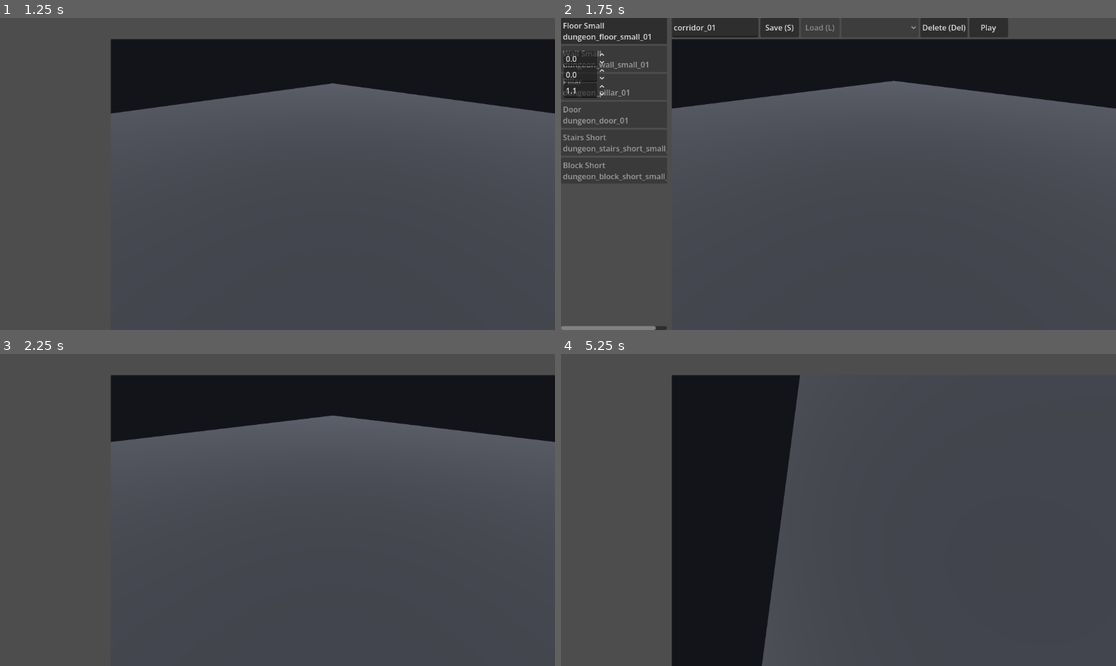
Above: before the commit, frames 1-4 (two rows, left to right).
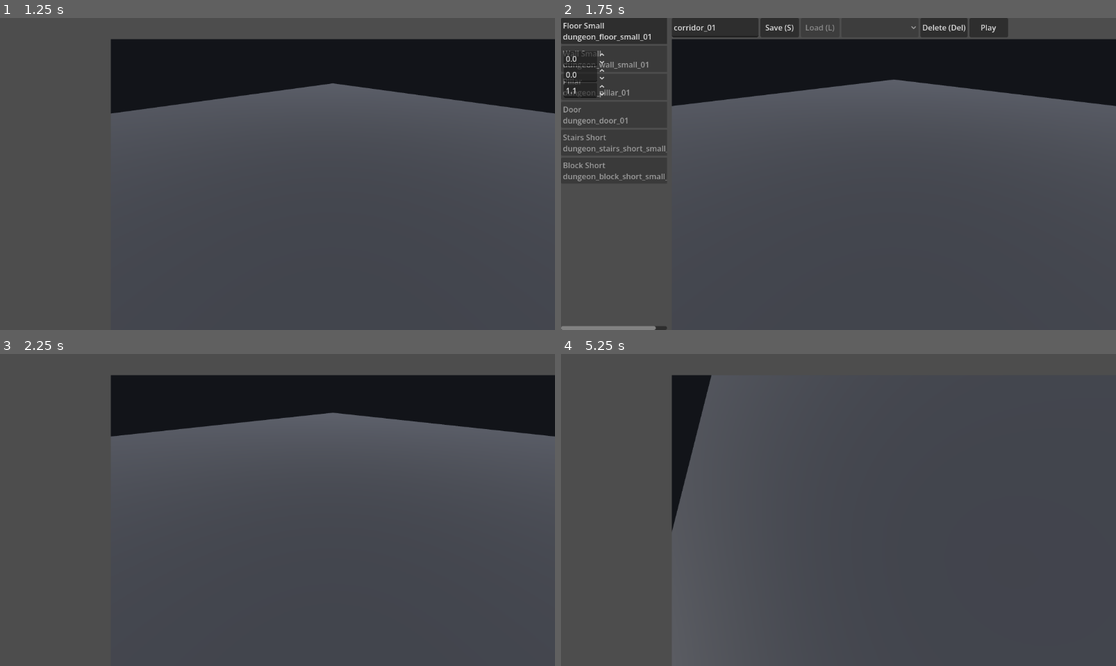
Above: after the commit, the same moments.

Repository: huhmiel-games/SoulMaker
Game: Godot game, scene res://scenes/main.tscn
The game is run twice, just before and just after one commit, with the same random seed, the same clock (stepped at 60 frames per second) and the same inputs.
Inputs (mouse positions are in pixels of both pictures, inside the frame that each line leads up to):
- Up to frame 1 (1.25 s): click "Play (P)" at 0.5 s
- Up to frame 2 (1.75 s): tap Enter at 1.25 s; move the mouse to (866, 174) at 1.27 s; hold Up from 1.28 s (still down); tap P at 1.35 s; click (866, 174) at 1.42 s; tap Space at 1.52 s; tap L at 1.55 s
- Up to frame 3 (2.25 s): release Up at 2 s; click "Play" at 2 s
- Up to frame 4 (5.25 s): tap Space at 2.75, 3.02, 5 s; move the mouse to (810, 510) at 2.77 s; hold Up 2.78-3.5 s; tap L at 2.85, 4.55 s; click (810, 510) at 2.92 s; tap P at 3.05 s; click "Play" at 3.5 s; tap Enter at 4.25 s; move the mouse to (849, 503) at 4.27 s; hold E 4.28-5.03 s; hold Up from 4.28 s (still down); click (849, 503) at 4.42 s; move the mouse to (832, 516) at 5.02 s; tap Q at 5.1 s; click (832, 516) at 5.17 s

Frame 1 is identical in both runs. In frame 2, 0.6% of the frame differs, in the area x 19-100%, y 19-29%; in frame 3, 1.1%; in frame 4, 17%, in the area x 19-44%, y 6-100%.

Commit message:
feat(map editor): device-identical camera controls — drag-free mouse orbit, arrows pan like LS
Keyboard/mouse now mirror the gamepad 1:1 with no click or drag: arrows
pan via cam_pan_* actions through the same _pan_analog path as the left
stick, mouse motion orbits like the right stick (same negated mapping),
wheel zooms. Removes right/middle-drag orbit/pan and the old flat arrow
fallback (which inverted the Y axis vs the stick). Keyboard/mouse
sensitivity halved. Toolbar + catalog buttons become non-focusable so
arrows never move the focus ring. Object nudge is gamepad D-pad only
pending the object-move rework.

Diff:
--- a/scenes/editors/map_editor.tscn
+++ b/scenes/editors/map_editor.tscn
@@ -62,26 +62,31 @@
 
 [node name="SaveButton" type="Button" parent="ToolBar"]
 custom_minimum_size = Vector2(80, 0)
+focus_mode = 0
 layout_mode = 2
 text = "Save (S)"
 
 [node name="LoadButton" type="Button" parent="ToolBar"]
 custom_minimum_size = Vector2(80, 0)
+focus_mode = 0
 layout_mode = 2
 text = "Load (L)"
 
 [node name="LoadSelector" type="OptionButton" parent="ToolBar"]
 custom_minimum_size = Vector2(160, 0)
+focus_mode = 0
 layout_mode = 2
 disabled = true
 
 [node name="DeleteButton" type="Button" parent="ToolBar"]
 custom_minimum_size = Vector2(90, 0)
+focus_mode = 0
 layout_mode = 2
 text = "Delete (Del)"
 
 [node name="PlayButton" type="Button" parent="ToolBar"]
 custom_minimum_size = Vector2(80, 0)
+focus_mode = 0
 layout_mode = 2
 text = "Play (P)"
 
--- a/src/autoloads/input_manager.gd
+++ b/src/autoloads/input_manager.gd
@@ -29,17 +29,24 @@
 		"playtest": {"btn": JOY_BUTTON_Y, "key": KEY_P},
 		"catalog_next": {"btn": JOY_BUTTON_RIGHT_SHOULDER, "key": KEY_NONE},
 		"catalog_prev": {"btn": JOY_BUTTON_LEFT_SHOULDER, "key": KEY_NONE},
-		"nudge_x_neg": {"btn": JOY_BUTTON_DPAD_LEFT, "key": KEY_LEFT},
-		"nudge_x_pos": {"btn": JOY_BUTTON_DPAD_RIGHT, "key": KEY_RIGHT},
-		"nudge_z_neg": {"btn": JOY_BUTTON_DPAD_UP, "key": KEY_UP},
-		"nudge_z_pos": {"btn": JOY_BUTTON_DPAD_DOWN, "key": KEY_DOWN},
+		# Camera pan (keyboard == gamepad left stick; the object nudge is
+		# gamepad-only until the keyboard move workflow is reworked).
+		"cam_pan_left": {"key": KEY_LEFT},
+		"cam_pan_right": {"key": KEY_RIGHT},
+		"cam_pan_fwd": {"key": KEY_UP},
+		"cam_pan_back": {"key": KEY_DOWN},
+		# Object nudge — gamepad D-pad only for now.
+		"nudge_x_neg": {"btn": JOY_BUTTON_DPAD_LEFT},
+		"nudge_x_pos": {"btn": JOY_BUTTON_DPAD_RIGHT},
+		"nudge_z_neg": {"btn": JOY_BUTTON_DPAD_UP},
+		"nudge_z_pos": {"btn": JOY_BUTTON_DPAD_DOWN},
 		"fine_mode": {"btn": JOY_BUTTON_LEFT_STICK, "key": KEY_SHIFT},
 		"quick_save": {"btn": JOY_BUTTON_START, "key": KEY_S},
 		"load_map": {"btn": JOY_BUTTON_BACK, "key": KEY_L},
 		"menu": {"btn": JOY_BUTTON_GUIDE, "key": KEY_ESCAPE},
 		# Shifted set (gamepad: R1 held, keyboard: dedicated keys).
-		"nudge_y_pos": {"btn": JOY_BUTTON_DPAD_UP, "shifted": true, "key": KEY_PAGEUP},
-		"nudge_y_neg": {"btn": JOY_BUTTON_DPAD_DOWN, "shifted": true, "key": KEY_PAGEDOWN},
+		"nudge_y_pos": {"btn": JOY_BUTTON_DPAD_UP, "shifted": true},
+		"nudge_y_neg": {"btn": JOY_BUTTON_DPAD_DOWN, "shifted": true},
 		"cycle_xform": {"btn": JOY_BUTTON_A, "shifted": true, "key": KEY_TAB},
 		"reset_xform": {"btn": JOY_BUTTON_B, "shifted": true, "key": KEY_NONE},
 		"toggle_snap": {"btn": JOY_BUTTON_Y, "shifted": true, "key": KEY_NONE},
--- a/src/editors/catalog_panel.gd
+++ b/src/editors/catalog_panel.gd
@@ -38,6 +38,7 @@
 		button.tooltip_text = "%s — %s" % [str(entry.get("category", "?")), str(entry.get("source", ""))]
 		button.custom_minimum_size = Vector2(0.0, 54.0)
 		button.alignment = HORIZONTAL_ALIGNMENT_LEFT
+		button.focus_mode = Control.FOCUS_NONE
 		button.pressed.connect(func() -> void: asset_selected.emit(id))
 		_buttons[id] = button
 		entry_list.add_child(button)
--- a/src/editors/orbit_camera.gd
+++ b/src/editors/orbit_camera.gd
@@ -1,9 +1,10 @@
 class_name OrbitCamera
 extends Camera3D
 
-## Editor orbiting camera (P1 map editor): orbit on right-drag, zoom on wheel,
-## pan on middle-drag. The camera pivots around a focus point on a horizontal
-## plane; vertical orbit is clamped so the ground stays readable. Left click is
+## Editor orbiting camera (P1 map editor). Camera input is device-identical and
+## needs no click or drag: arrows / left-stick pan, mouse motion / right-stick
+## orbit in place, wheel / triggers zoom. The camera pivots around a focus
+## point; vertical orbit is clamped so the ground stays readable. Left click is
 ## left for placement/selection (handled by the editor controller).
 
 const DEFAULT_FOCUS := Vector3(0.0, 0.0, 0.0)
@@ -11,6 +12,7 @@
 const MAX_DISTANCE := 120.0
 const MIN_PITCH := -80.0
 const MAX_PITCH := 80.0
+const MOUSE_ORBIT_SENS := 0.5
 
 ## Current distance from the focus point.
 var distance: float = 18.0
@@ -19,9 +21,6 @@
 
 var _orbit_angle := 45.0
 var _pitch_angle := 35.0
-var _dragging_orbit := false
-var _dragging_pan := false
-var _orbit_moved := false
 
 
 func _ready() -> void:
@@ -29,63 +28,47 @@
 
 
 func _unhandled_input(event: InputEvent) -> void:
-	if event is InputEventMouseButton:
+	if not current:
+		return
+	if event is InputEventMouseMotion:
+		var mm := event as InputEventMouseMotion
+		# Mouse motion is the right-stick analogue: same non-inverted mapping,
+		# same in-place orbit, no button required.
+		_orbit_mouse(mm.relative)
+	elif event is InputEventMouseButton:
 		var mb := event as InputEventMouseButton
-		if mb.button_index == MOUSE_BUTTON_RIGHT:
-			_dragging_orbit = mb.pressed
-			if not mb.pressed:
-				_orbit_moved = false
-		elif mb.button_index == MOUSE_BUTTON_MIDDLE:
-			_dragging_pan = mb.pressed
-			if mb.pressed:
-				Input.set_default_cursor_shape(Input.CURSOR_MOVE)
-			else:
-				Input.set_default_cursor_shape(Input.CURSOR_ARROW)
-		elif mb.button_index == MOUSE_BUTTON_WHEEL_UP and mb.pressed:
+		if mb.button_index == MOUSE_BUTTON_WHEEL_UP and mb.pressed:
 			_zoom(-1.0)
 		elif mb.button_index == MOUSE_BUTTON_WHEEL_DOWN and mb.pressed:
 			_zoom(1.0)
-	elif event is InputEventMouseMotion:
-		var mm := event as InputEventMouseMotion
-		if _dragging_orbit:
-			_orbit(mm.relative)
-			if mm.relative != Vector2.ZERO:
-				_orbit_moved = true
-		elif _dragging_pan:
-			_pan(mm.relative)
 
 
 func _process(delta: float) -> void:
-	# Keyboard coarse pan (arrow keys) as a fallback for headless testing.
-	var input := Vector2.ZERO
-	if Input.is_physical_key_pressed(KEY_LEFT):
-		input.x -= 1.0
-	if Input.is_physical_key_pressed(KEY_RIGHT):
-		input.x += 1.0
-	if Input.is_physical_key_pressed(KEY_DOWN):
-		input.y += 1.0
-	if Input.is_physical_key_pressed(KEY_UP):
-		input.y -= 1.0
-	if input != Vector2.ZERO:
-		var right := _camera_right()
-		var fwd := _camera_forward_flat()
-		focus += right * input.x * distance * delta
-		focus += fwd * input.y * distance * delta
-		_apply_transform()
-
-	# Gamepad (only while this camera is the live one): LS pans, RS orbits,
-	# triggers zoom.
-	if current:
-		_pan_analog(InputManager.left_stick(), delta)
-		_orbit_analog(InputManager.right_stick(), delta)
-		_zoom_analog(InputManager.triggers(), delta)
+	if not current:
+		return
+	# Pan input: arrows fill a left-stick-like vector, the analog stick adds on
+	# top — a single shared pan path, identical across devices. The keyboard
+	# steps are scaled down (full deflection would match a lashed-in stick).
+	var pan := Vector2.ZERO
+	if InputManager.is_pressed(&"cam_pan_right"):
+		pan.x += 1.0
+	if InputManager.is_pressed(&"cam_pan_left"):
+		pan.x -= 1.0
+	if InputManager.is_pressed(&"cam_pan_back"):
+		pan.y += 1.0
+	if InputManager.is_pressed(&"cam_pan_fwd"):
+		pan.y -= 1.0
+	pan = pan * 0.5 + InputManager.left_stick()
+	_pan_analog(pan, delta)
+	_orbit_analog(InputManager.right_stick(), delta)
+	_zoom_analog(InputManager.triggers(), delta)
 
 
 func _pan_analog(stick: Vector2, delta: float) -> void:
 	if stick == Vector2.ZERO:
 		return
 	# Camera-relative movement along the real view vector (pitch included):
-	# LS up follows exactly where the camera looks, even toward the ground.
+	# up follows exactly where the camera looks, even toward the ground.
 	var right := global_basis.x
 	var fwd := -global_basis.z
 	focus += (right * stick.x + fwd * -stick.y) * distance * 0.8 * delta
@@ -97,8 +80,8 @@
 		return
 	# Gamepad orbit pivots the camera around ITSELF (turret-like): the focus is
 	# re-glued ahead of the view so the camera stays in place while turning.
-	# Yaw and pitch are non-inverted (RS right = turn right, RS up = look up —
-	# Souls convention); the option to invert arrives with Options (feature 11).
+	# Yaw and pitch are non-inverted (RS right = turn right, RS up = turn up);
+	# the option to invert arrives with Options (feature 11).
 	_orbit(Vector2(-stick.x, -stick.y) * 220.0 * delta, true)
 
 
@@ -107,6 +90,12 @@
 	if absf(amount) < 0.001:
 		return
 	_zoom(-amount * 2.0 * delta)
+
+
+func _orbit_mouse(relative: Vector2) -> void:
+	# Mirrors the right-stick mapping (stick is negated before `_orbit`), so the
+	# mouse and the stick always turn the camera the same way.
+	_orbit(-relative * MOUSE_ORBIT_SENS, true)
 
 
 func _zoom(steps: float) -> void:
@@ -122,14 +111,6 @@
 	_apply_transform()
 
 
-func _pan(relative: Vector2) -> void:
-	var right := _camera_right()
-	var up := _camera_up_flat()
-	var scale := distance * 0.0012
-	focus += (right * -relative.x + up * relative.y) * scale
-	_apply_transform()
-
-
 func _view_offset() -> Vector3:
 	return Vector3(
 		cos(deg_to_rad(_pitch_angle)) * cos(deg_to_rad(_orbit_angle)),
@@ -141,21 +122,3 @@
 func _apply_transform() -> void:
 	global_position = focus + _view_offset()
 	look_at(focus, Vector3.UP)
-
-
-func _camera_right() -> Vector3:
-	return Vector3(cos(deg_to_rad(_orbit_angle + 90.0)), 0.0, sin(deg_to_rad(_orbit_angle + 90.0)))
-
-
-func _camera_forward_flat() -> Vector3:
-	return Vector3(-cos(deg_to_rad(_orbit_angle)), 0.0, -sin(deg_to_rad(_orbit_angle))).normalized()
-
-
-func _camera_up_flat() -> Vector3:
-	return Vector3.UP
-
-
-## True while an orbit drag happened this press-release cycle — the editor
-## controller checks it to avoid treating the release as a plain click.
-func had_orbit_drag() -> bool:
-	return _orbit_moved
Not shown, changed: WORKLOG.md
Not shown, changed: concepts_and_docs/editor_input_mapping.md
